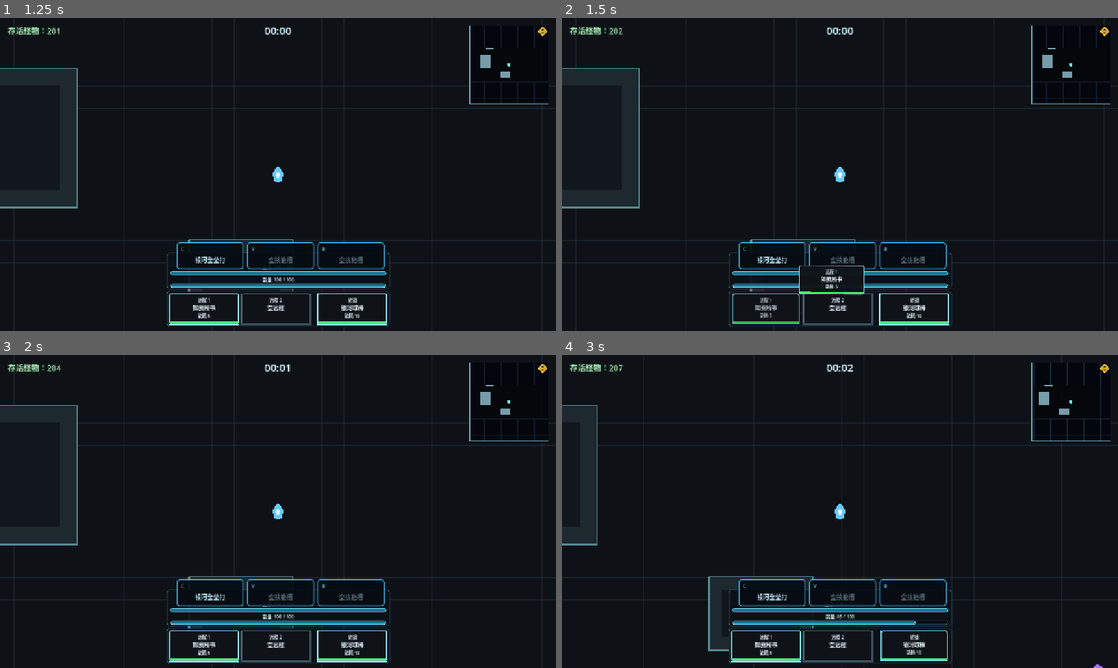
Above: before the commit, frames 1-4 (two rows, left to right).
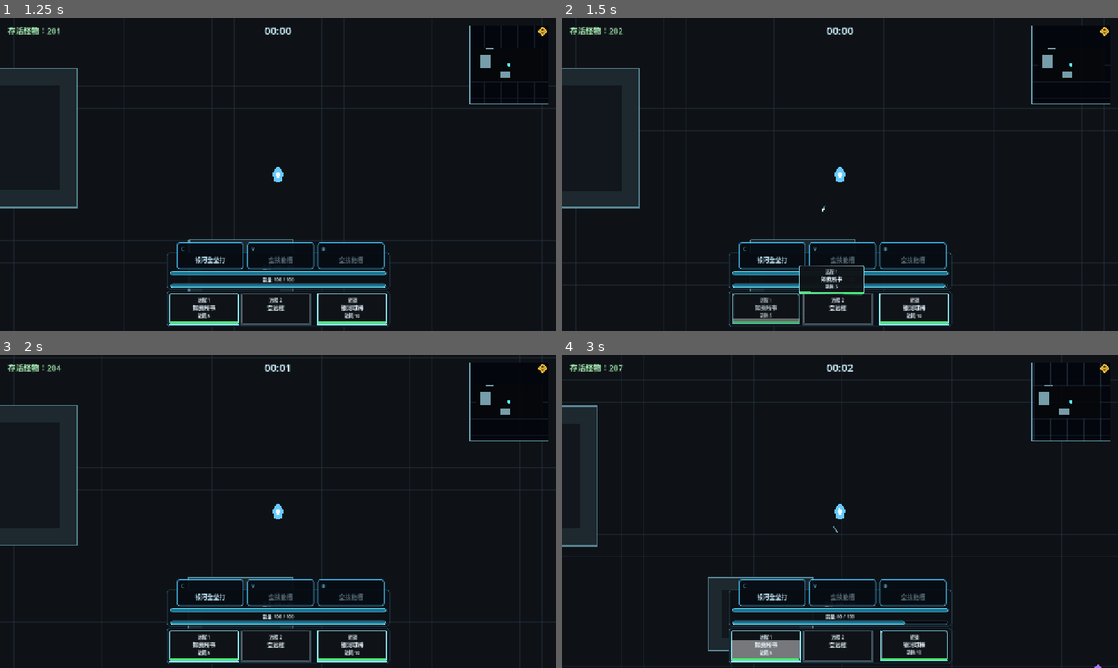
Above: after the commit, the same moments.

Repository: LisBam/StarHacker
Game: Godot game, scene res://scenes/ui/main_menu.tscn
The game is run twice, just before and just after one commit, with the same random seed, the same clock (stepped at 60 frames per second) and the same inputs.
Inputs (mouse positions are in pixels of both pictures, inside the frame that each line leads up to):
- Up to frame 1 (1.25 s): click "骇入" at 0.5 s
- Up to frame 2 (1.5 s): tap Enter at 1.25 s; drag from (767, 309) to (856, 174) at 1.27 s
- Up to frame 3 (2 s): no input
- Up to frame 4 (3 s): drag from (840, 646) to (856, 511) at 2.02 s; tap Space (dodge) at 2.75, 2.85 s; move the mouse to (912, 646) at 2.77 s; hold D (move_right) from 2.78 s (still down); click (912, 646) at 2.92 s

Frame 1 is identical in both runs. In frame 2, 0.3% of the frame differs, in the area x 18-99%, y 2-98%; in frame 3, 0.3%; in frame 4, 1.1%, in the area x 0-99%, y 7-100%.
Error before the commit: Trying to assign an array of type "Array" to a variable of type "Array[float]". (res://scripts/components/ranged_attack_component.gd:136)

Commit message:
1.修复普通远程攻击偏移数组类型错误   2.调整如我所书弹体偏移为6度   3.完善普通与散射远程攻击机制文档

Diff:
--- a/data/weapons/stelle/as_ive_written.tres
+++ b/data/weapons/stelle/as_ive_written.tres
@@ -1,23 +1,20 @@
-[gd_resource type="Resource" script_class="WeaponData" load_steps=3 format=3]
+[gd_resource type="Resource" script_class="WeaponData" format=3 uid="uid://ctsdbcjoa81nr"]
 
-[ext_resource type="Script" path="res://scripts/data/weapon_data.gd" id="1_weapon_data"]
+[ext_resource type="Script" uid="uid://bnwiep4d7h6jo" path="res://scripts/data/weapon_data.gd" id="1_weapon_data"]
 [ext_resource type="PackedScene" path="res://scenes/projectiles/player_projectile.tscn" id="2_projectile"]
 
 [resource]
 script = ExtResource("1_weapon_data")
 weapon_id = "as_ive_written"
 display_name = "如我所书"
-weapon_type = "ranged"
 icon_text = "W"
 value = 50
-max_durability = 500.0
-current_durability = 500.0
 energy_consumption = 5.0
 projectile_scene = ExtResource("2_projectile")
 projectile_speed = 500.0
-attack_distance = 340.0
 ranged_damage = 10.0
 cooldown = 0.2
+deviation_degrees = 6.0
 has_recoil = true
 recoil_force = 30.0
 impact_force = 180.0
--- a/scripts/components/ranged_attack_component.gd
+++ b/scripts/components/ranged_attack_component.gd
@@ -132,8 +132,12 @@
 	var deviation_degrees: float = maxf(float(weapon_data.get_meta("active_deviation_degrees", 0.0)), 0.0)
 	# 是否为显式散射武器；散射武器保留瞄准附近主弹，普通武器继续使用单弹随机偏移。
 	var has_scatter: bool = bool(weapon_data.get_meta("active_has_scatter", false))
-	# 当前轮弹体角度表；元素为相对瞄准方向的随机角度，数量与本轮弹体数一致。
-	var projectile_offsets: Array[float] = _build_scatter_deviation_offsets_degrees(scatter_count, deviation_degrees) if has_scatter else [_deviation_random.randf_range(-deviation_degrees, deviation_degrees)]
+	# 当前轮弹体角度表；元素为相对瞄准方向的浮点随机角度，默认空表会按散射状态填入本轮全部弹体偏移。
+	var projectile_offsets: Array[float] = []
+	if has_scatter:
+		projectile_offsets = _build_scatter_deviation_offsets_degrees(scatter_count, deviation_degrees)
+	else:
+		projectile_offsets.append(_deviation_random.randf_range(-deviation_degrees, deviation_degrees))
 	for projectile_offset in projectile_offsets:
 		# 本颗弹体方向；散射武器使用分层随机偏移，普通武器使用完整区间随机偏移。
 		var resolved_direction: Vector2 = direction.rotated(deg_to_rad(projectile_offset))
Not shown, changed: docs/game_framework.md
Not shown, changed: docs/扩展包内容.md
Not shown, changed: docs/游戏机制与玩法内容.md
